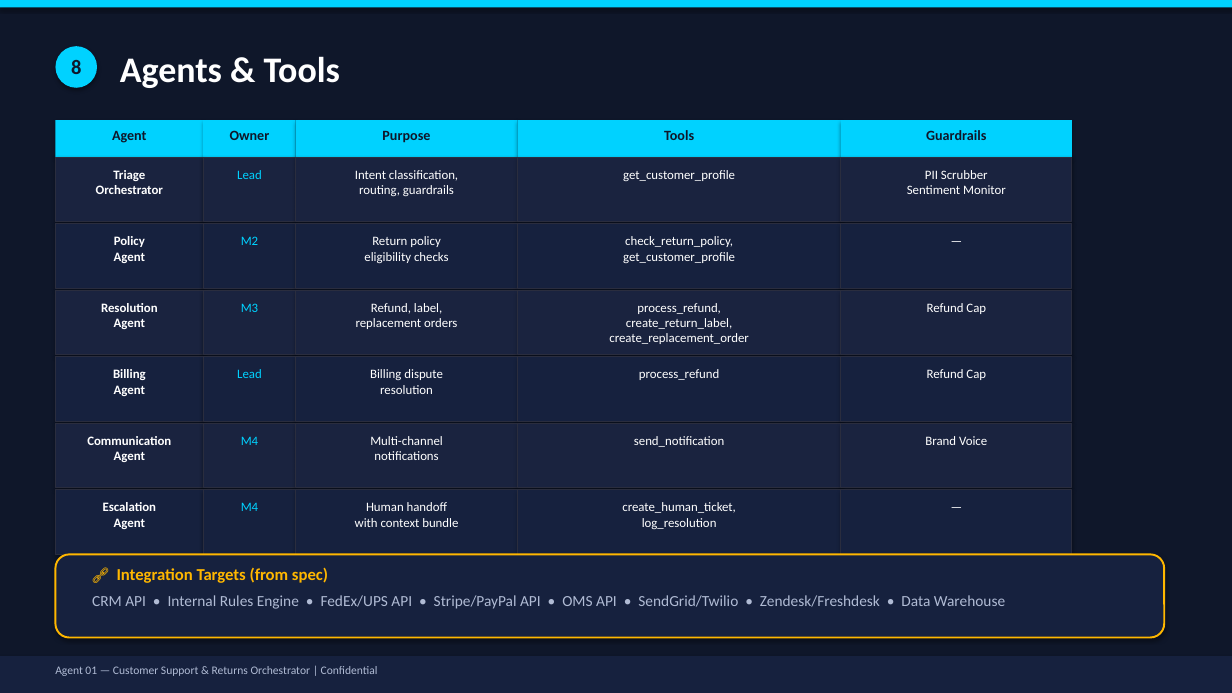
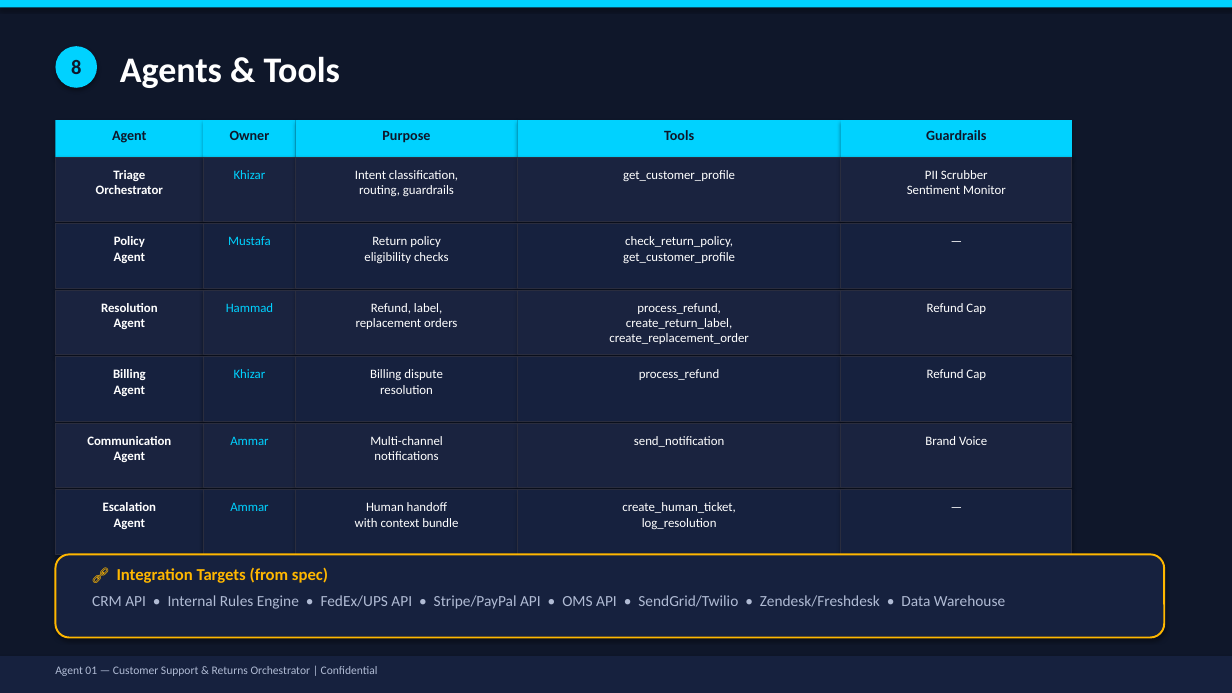
Before and after one commit to Khizar525/Agent-Return-Processing-System, a slide deck: slide 9 of presentation/Agent01_Pitch_Deck.pptx. Drawn at 1232x693 pixels with LibreOffice and Linux fonts; fonts in the diff are those of the drawing. Boxes give left, top, right and bottom in pixels: in the first picture for what was removed or moved away, otherwise in the second. Text is boxed around its words. In the diff, an @@ line names an element or a change of style, - is before the commit and + after.

```diff
--- a/presentation/Agent01_Pitch_Deck.pptx
+++ b/presentation/Agent01_Pitch_Deck.pptx
@@ text at bbox=[234, 170, 266, 179]: text changed @@
-Lead
+Khizar
@@ text at bbox=[228, 236, 270, 245]: text changed @@
-M2
+Mustafa
@@ text at bbox=[226, 303, 273, 312]: text changed @@
-M3
+Hammad
@@ text at bbox=[234, 369, 266, 378]: text changed @@
-Lead
+Khizar
@@ text at bbox=[230, 437, 268, 445]: text changed @@
-M4
+Ammar
@@ text at bbox=[230, 503, 268, 511]: text changed @@
-M4
+Ammar
```
Also in this commit, not shown: 14 other slides changed, 1 other file.
